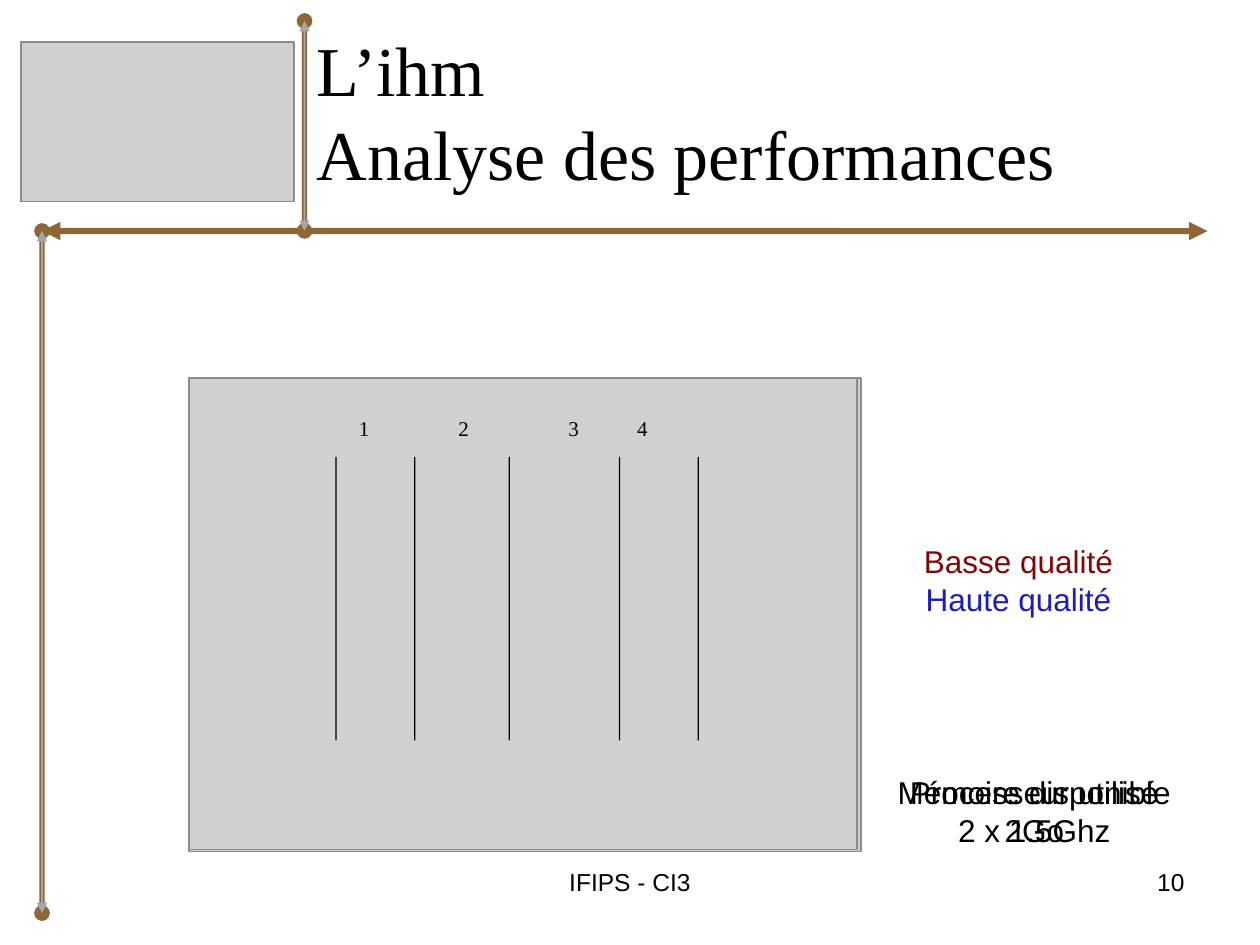
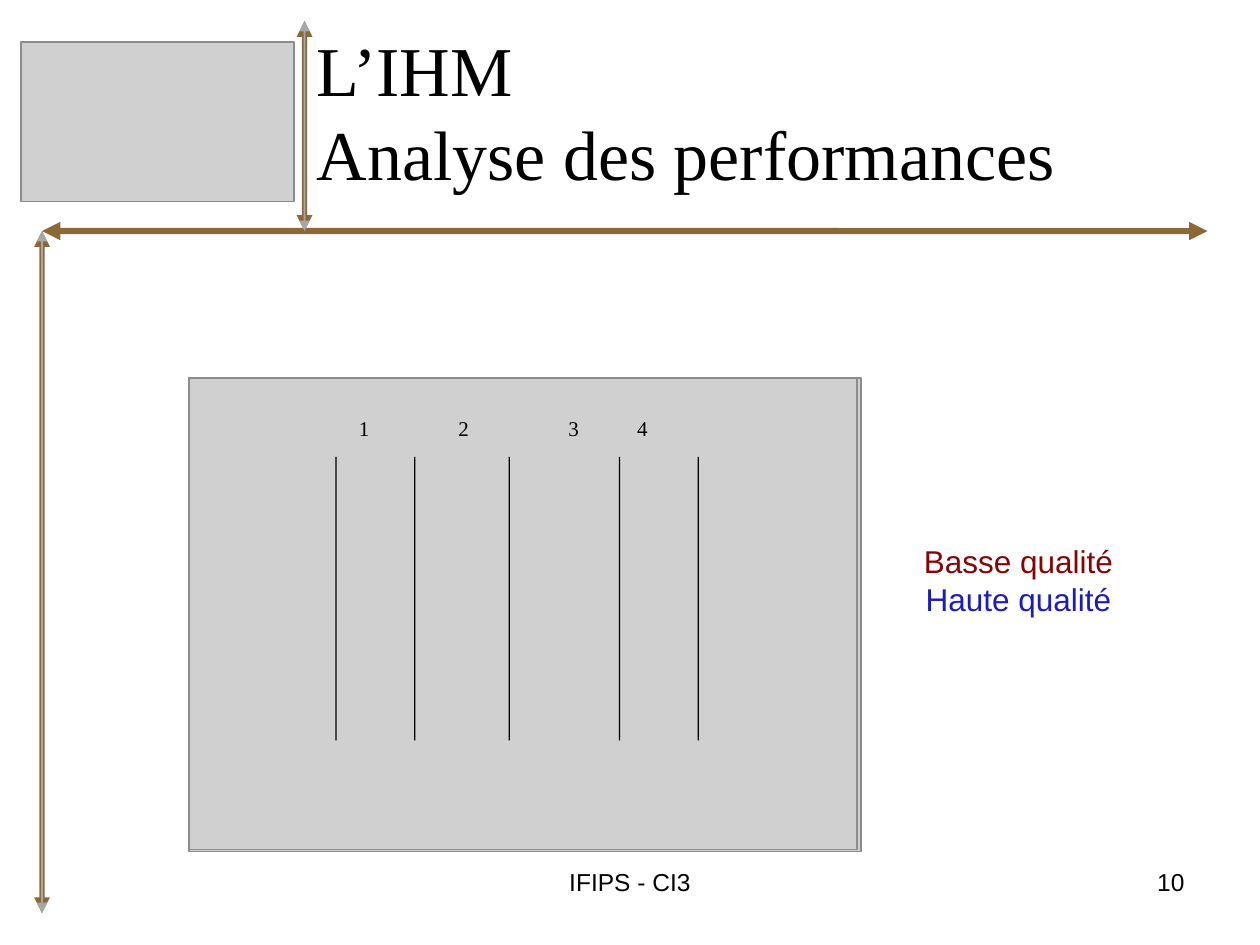
Before and after one commit to bryan-brancotte/projetgl-2008, a slide deck: slide 10 of doc/Soutenance/iGo_Soutenance_Bryan.ppt. Drawn at 1260x945 pixels with LibreOffice and Linux fonts; fonts in the diff are those of the drawing; grey boxes stand for pictures. Boxes give left, top, right and bottom in pixels: in the first picture for what was removed or moved away, otherwise in the second. Text is boxed around its words. In the diff, an @@ line names an element or a change of style, - is before the commit and + after.

```diff
--- a/doc/Soutenance/iGo_Soutenance_Bryan.ppt
+++ b/doc/Soutenance/iGo_Soutenance_Bryan.ppt
@@ double arrow (305, 231) - (305, 21): arrowheads changed @@
@@ title at (317,49,1054,193): text changed @@
-L’ihm
-Analyse des performances
+L’IHM
+Analyse des performances
@@ double arrow (42, 914) - (42, 231): arrowheads changed @@
@@ text removed at (898,780,1171,843) @@
-Mémoire disponible
-2Go
@@ text removed at (910,780,1158,843) @@
-Processeur utilisé
-2 x 1.5Ghz
```
Also in this commit, not shown: 9 other slides changed.
